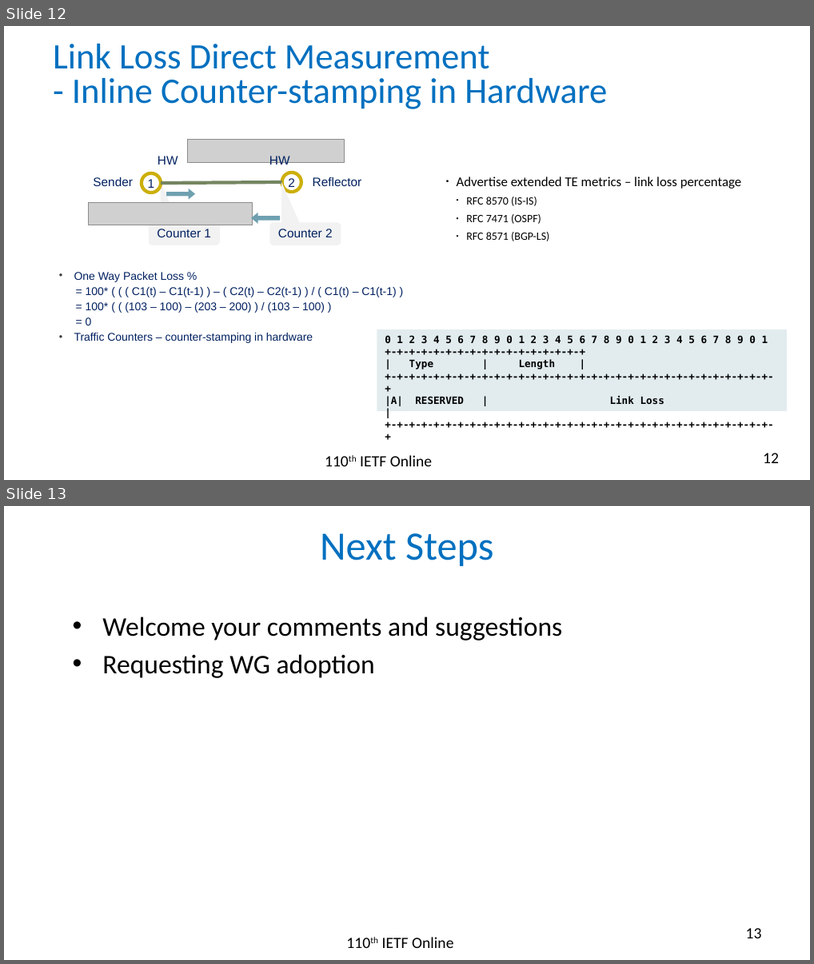
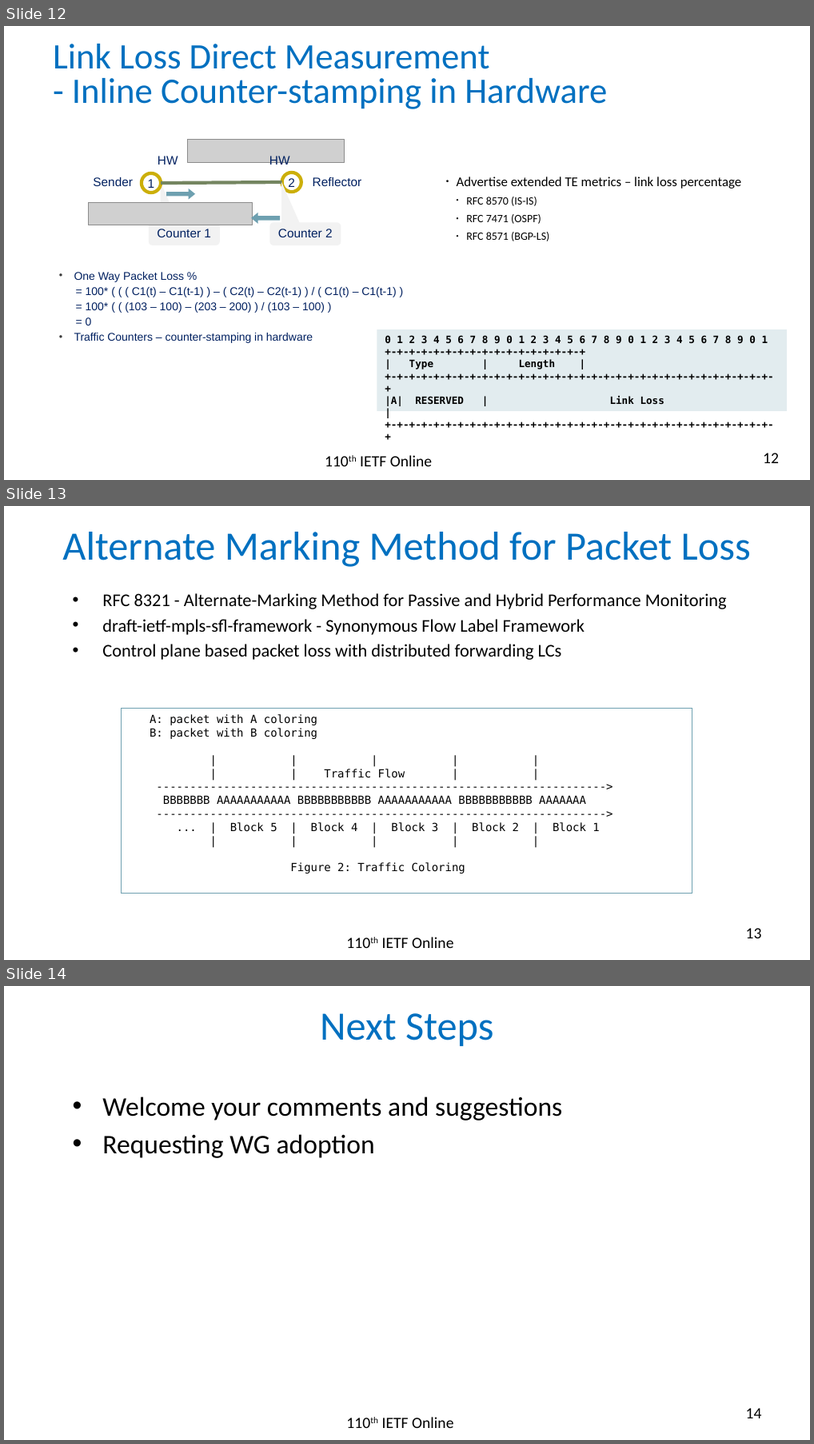
Before and after one commit to rakgandhi/ietf-slides, a slide deck: draft-gandhi-ippm-stamp-srpm-01.pptx. Shown one above the other, each under a label of ours: slides 12 and 13 before the commit, slides 12, 13 and 14 after it. The pictures are 814x964 and 814x1444 pixels, drawn with LibreOffice and Linux fonts; fonts in the diff are those of the drawing; grey boxes stand for pictures. Boxes give left, top, right and bottom in pixels: in the first picture for what was removed or moved away, otherwise in the second. Text is boxed around its words. In the diff, an @@ line names an element or a change of style, - is before the commit and + after.

```diff
--- a/draft-gandhi-ippm-stamp-srpm-01.pptx
+++ b/draft-gandhi-ippm-stamp-srpm-01.pptx
@@ slide 13 added at <box>4,506,810,960</box>, background #FFFFFF @@
@@ title added at <box>62,532,751,567</box>, 36 pt, text #0070C0 @@
+Alternate Marking Method for Packet Loss
@@ text added at <box>102,593,727,660</box>, 16 pt, text #000000 @@
+• RFC 8321 - Alternate-Marking Method for Passive and Hybrid Performance Monitoring
+• draft-ietf-mpls-sfl-framework - Synonymous Flow Label Framework
+• Control plane based packet loss with distributed forwarding LCs
@@ rectangle added at <box>122,708,693,893</box>, outline #6EA0B0 0.75 pt, 10 pt, text #000000 @@
+A: packet with A coloring
+B: packet with B coloring
+| | | | |
+| | Traffic Flow | |
+------------------------------------------------------------------->
+BBBBBBB AAAAAAAAAAA BBBBBBBBBBB AAAAAAAAAAA BBBBBBBBBBB AAAAAAA
+------------------------------------------------------------------->
+... | Block 5 | Block 4 | Block 3 | Block 2 | Block 1
+| | | | |
+Figure 2: Traffic Coloring
@@ text added at <box>382,936,454,948</box>, 14 pt, text #000000 @@
+110th IETF Online
@@ page number added at <box>746,928,762,938</box>, 14 pt, text #000000 @@
+13
@@ what was slide 13 is now slide 14 @@
@@ page number at <box>746,1408,762,1418</box>: text changed @@
-13
+14
```
Also in this commit, not shown: 1 slide changed, 2 other files.
